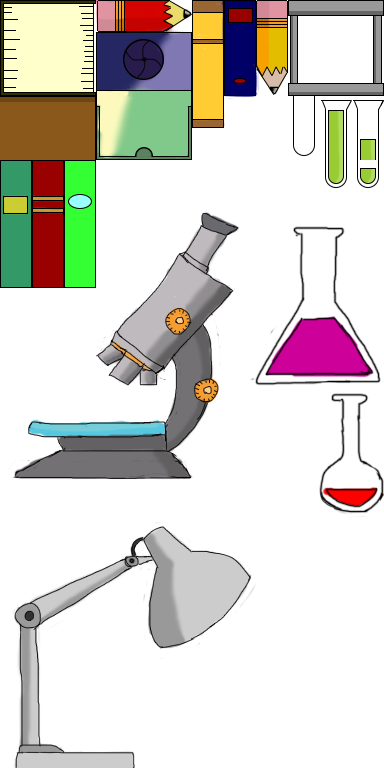
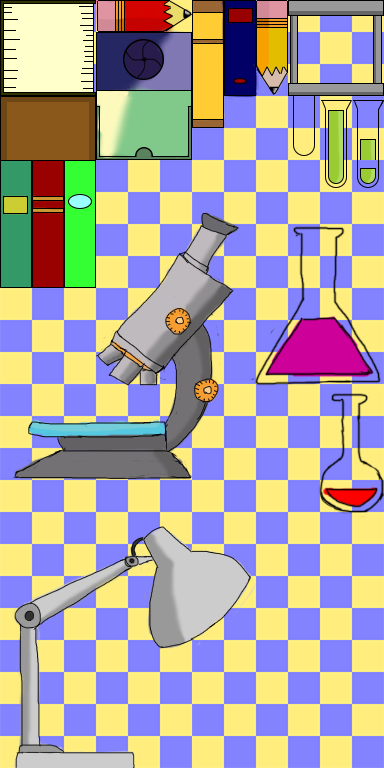
Comparing the layer stacks of the two (384, 768) images. Changes:
painted on "lines" over [0, 97, 1, 160]
painted on "color" over [0, 102, 95, 160]
showed "Layer 3" over [0, 0, 384, 768]
